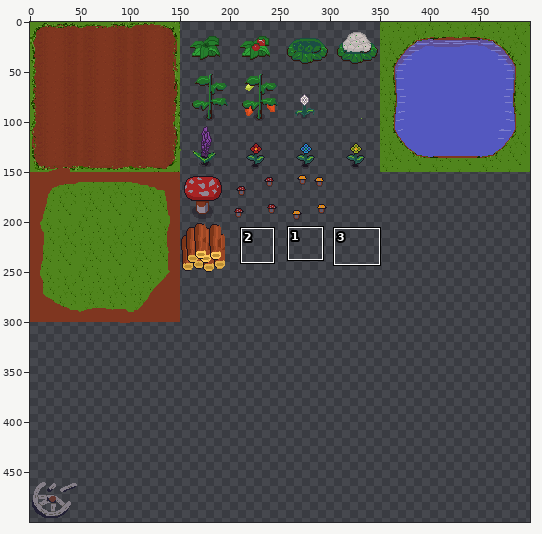
Sprite sheet: images/ground.png. The picture above shows the old version from afar; the outline marks the close-up.
Close-up. Before the edit:
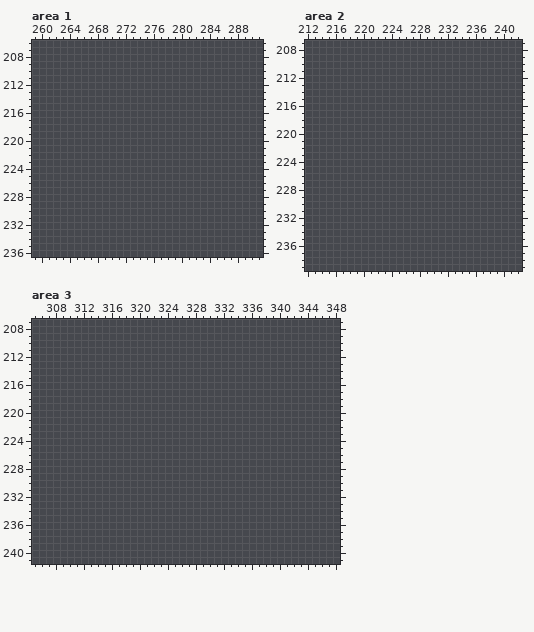
The file is 500x500 pixels. Colours within 5 levels of each other are drawn and written as one. Shown: area 1: x 259..291, y 206..236; area 2: x 212..242, y 207..239; area 3: x 305..348, y 207..241.
Now the later version:
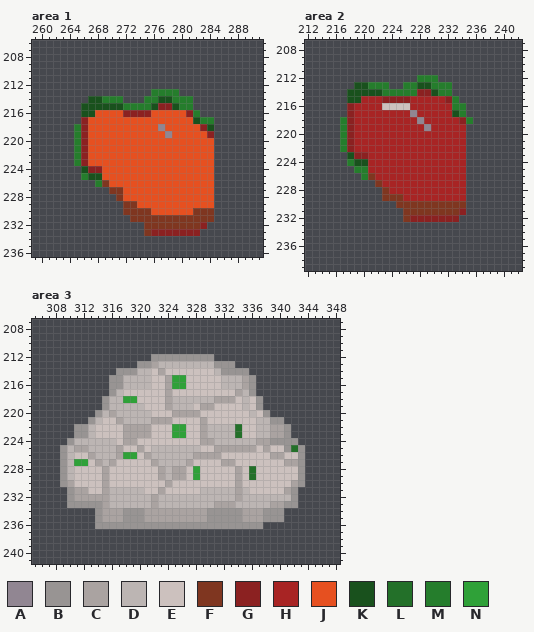
Palette (. is transparent): A #918692  B #989493  C #aaa3a1  D #bcb5b3  E #ccc1be  F #7f3620  G #8b2121  H #a82424  J #e65020  K #19511d  L #237029  M #257d2c  N #2fa138
Edits made:
Area 1:
y 213: x 276..279 .... -> MMMM
y 214: x 267..271 ..... -> KKMMM; x 275..281 ....... -> MMKKMMM
y 215: x 266..281 ................ -> KKKKKKMMMMKGGKMM
y 216: x 266..282 ................. -> KKJJJJGGGGJJJJJGM
y 217: x 266..284 ................... -> GJJJJJJJJJJJJJJJKMM
y 218: x 265..284 .................... -> MGJJJJJJJJJJAJJJJJGK
y 219: x 265..284 .................... -> MGJJJJJJJJJJJAJJJJJG
y 220..223: x 265..284 .................... -> MGJJJJJJJJJJJJJJJJJJ
y 224: x 266..284 ................... -> KGGJJJJJJJJJJJJJJJJ
y 225: x 266..284 ................... -> MKKJJJJJJJJJJJJJJJJ
y 226: x 268..284 ................. -> MFJJJJJJJJJJJJJJJ
y 227: x 270..284 ............... -> FFJJJJJJJJJJJJJ
y 228: x 271..284 .............. -> FJJJJJJJJJJJJJ
y 229: x 272..284 ............. -> FFJJJJJJJJJJJ
y 230: x 272..284 ............. -> FFFFJJJJJJFFF
y 231: x 273..284 ............ -> FFFFFFFFFFFF
y 232: x 275..283 ......... -> FFFFFFFFG
y 233: x 275..282 ........ -> FGGGGGGG
Area 2:
y 212: x 228..230 ... -> MMM
y 213: x 219..223 ..... -> KKMMM; x 226..232 ....... -> MMKKMMM
y 214: x 218..232 ............... -> KKKKKMMMMMGGKMM
y 215: x 218..233 ................ -> KKHHHGGGGHHHHHGM
y 216: x 218..234 ................. -> GHHHHEEEEHHHHHHMM
y 217: x 218..234 ................. -> GHHHHHHHHAHHHHHKM
y 218: x 217..235 ................... -> MGHHHHHHHHHAHHHHHGM
y 219: x 217..234 .................. -> MGHHHHHHHHHHAHHHHH
y 220..222: x 217..234 .................. -> MGHHHHHHHHHHHHHHHH
y 223: x 218..234 ................. -> KGGHHHHHHHHHHHHHH
y 224: x 218..234 ................. -> MKKHHHHHHHHHHHHHH
y 225: x 219..234 ................ -> MMHHHHHHHHHHHHHH
y 226: x 220..234 ............... -> MFHHHHHHHHHHHHH
y 227: x 222..234 ............. -> FHHHHHHHHHHHH
y 228: x 223..234 ............ -> FHHHHHHHHHHH
y 229: x 223..234 ............ -> FFFHHHHHHHHH
y 230: x 225..234 .......... -> FFFFFFFFFF
y 231: x 226..234 ......... -> FFFFFFFFG
y 232: x 226..233 ........ -> FGGGGGGG
Area 3:
y 212: x 322..330 ......... -> BBBBBBBBB
y 213: x 320..333 .............. -> BBCDDDDDDDDBBB
y 214: x 317..335 ................... -> BBBDDECEEEEEEEDBBBB
y 215..216: x 316..336 ..................... -> BBDDDDEECNNEEEEEDDDCB
y 217: x 316..336 ..................... -> BDEEEEEECEEEEEEEEECDB
y 218: x 315..337 ....................... -> BDDNNEEEECDDDDDDCCCEDEB
y 219: x 315..337 ....................... -> BDDDDDEEECDDDECCEEEEDEB
y 220: x 314..338 ......................... -> BDCDDDDDEEECCCCEEEEEEEDEB
y 221: x 313..340 ............................ -> BDEECDDDDCCCEEEECEEEEEEEDDBB
y 222..223: x 311..341 ............................... -> BBDEEEECCCCEEENNEECDDDDLEEDDCCB
y 224: x 310..342 ................................. -> BDDDDDDECCEEEEEEEEECCDDDDDDCCBBBB
y 225: x 309..343 ................................... -> BDCCDDDDCEECEDDDDDDDEECCCCCCECEEBLB
y 226: x 309..343 ................................... -> BDEECDDDCNNECDDDDDDCCCCEEEEEEECCEEB
y 227: x 309..343 ................................... -> BDNNECDCEEEEECDDDDCEEEECCEEEEEEECCB
y 228..229: x 309..343 ................................... -> BDEEEECEEEEEEECDCCENEEEEECELEEEEEEB
y 230: x 309..343 ................................... -> BCEEEECEEEEEEEECEEEEEEEEECEEEEEEECB
y 231: x 310..342 ................................. -> BCCEECDDDDDEECEEEEEDDDDDCDEEEEECB
y 232: x 310..342 ................................. -> BCCCCCDDDDDDCDDDDDDDDDDDCDDDDDDDB
y 233: x 310..342 ................................. -> BBBBBCDDDDDDCDDDDDDDDCCCDDDDDCCBB
y 234..235: x 314..340 ........................... -> BCCCBBBCCCCCCCCCBBBBBCCCBBB
y 236: x 314..337 ........................ -> BBBBBBBBBBBBBBBBBBBBBBBB
Where, in picture pixels (left, top, right, bottom), the same in both close-ups:
added: (74, 89, 214, 236)
added: (340, 75, 473, 222)
added: (60, 354, 305, 529)
